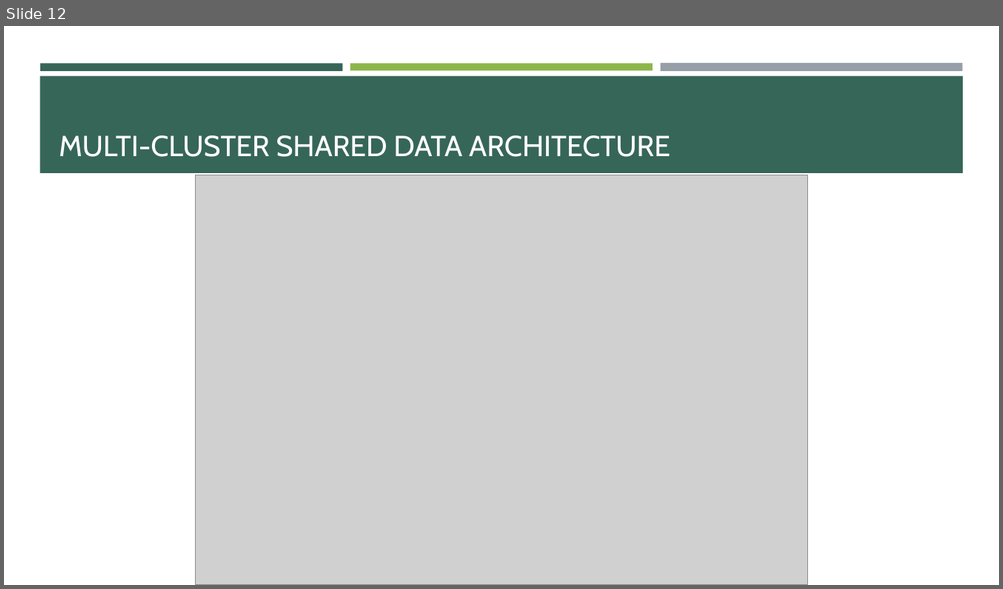
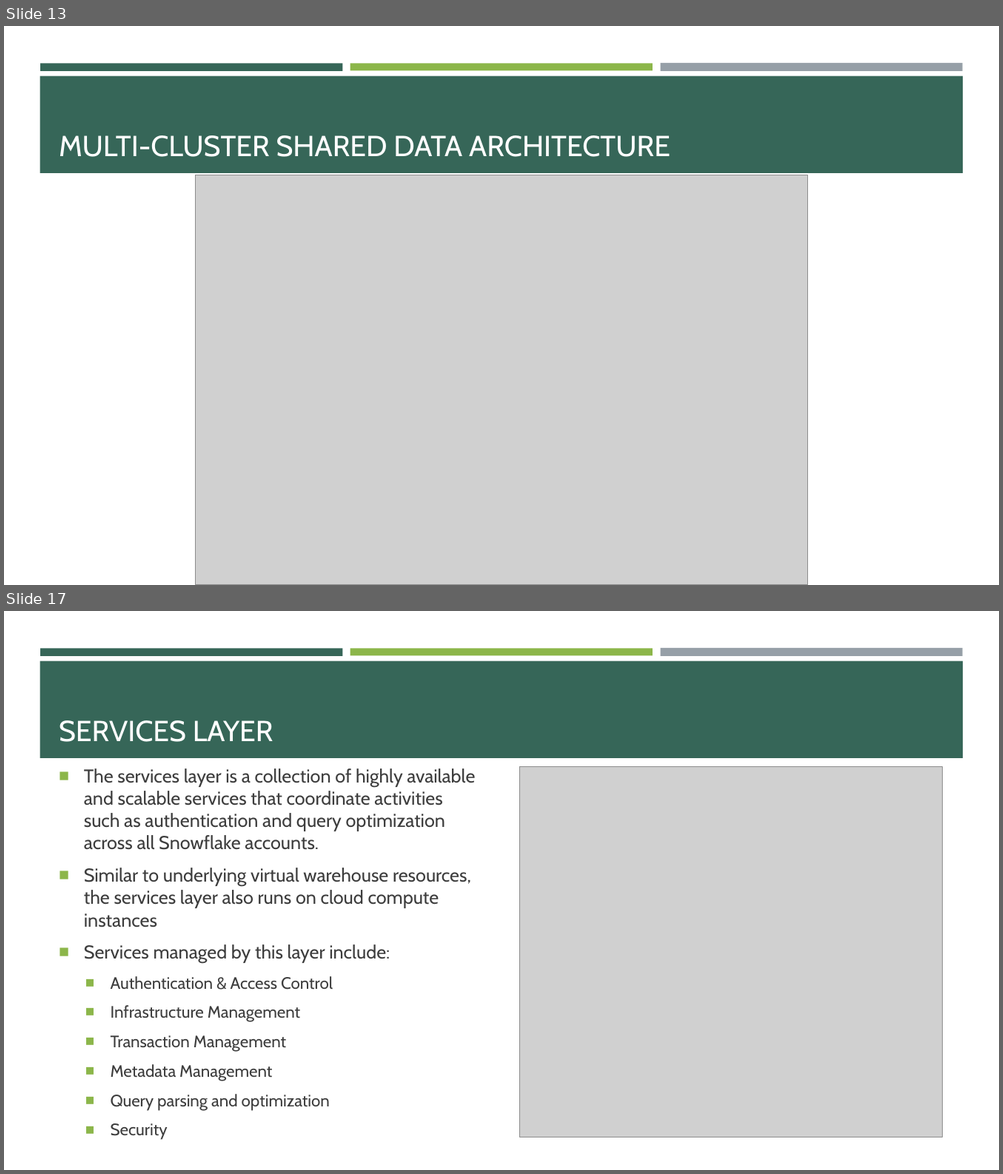
Before and after one commit to e-m-wilson/data_engineering, a slide deck: snowflake/Snowflake.pptx. Shown one above the other, each under a label of ours: slide 12 before the commit, slides 13 and 17 after it; the slides between them are not shown. The pictures are 1003x589 and 1003x1174 pixels, drawn with LibreOffice and Linux fonts; fonts in the diff are those of the drawing; grey boxes stand for pictures. Boxes give left, top, right and bottom in pixels: in the first picture for what was removed or moved away, otherwise in the second. Text is boxed around its words. In the diff, an @@ line names an element or a change of style, - is before the commit and + after.

```diff
--- a/snowflake/Snowflake.pptx
+++ b/snowflake/Snowflake.pptx
@@ slide 17 added at (4,611,999,1170), background #FFFFFF; not listed: 4 template elements that a slide beside it also shows @@
@@ title added at (59,721,273,742), 28 pt, text #FFFFFF @@
+SERVICES LAYER
@@ text added at (84,769,475,1140), 18 pt, text #3D3D3D @@
+■ The services layer is a collection of highly available and scalable services that coordinate activities such as authentication and query optimization across all Snowflake accounts.
+■ Similar to underlying virtual warehouse resources, the services layer also runs on cloud compute instances
+■ Services managed by this layer include:
+  ■ Authentication & Access Control
+  ■ Infrastructure Management
+  ■ Transaction Management
+  ■ Metadata Management
+  ■ Query parsing and optimization
+  ■ Security
@@ picture added at (520,767,942,1138) @@
@@ what was slide 12 is now slide 13 @@
```
Also in this commit, not shown: 3 slides changed, 29 other slides added, 6 other files.
